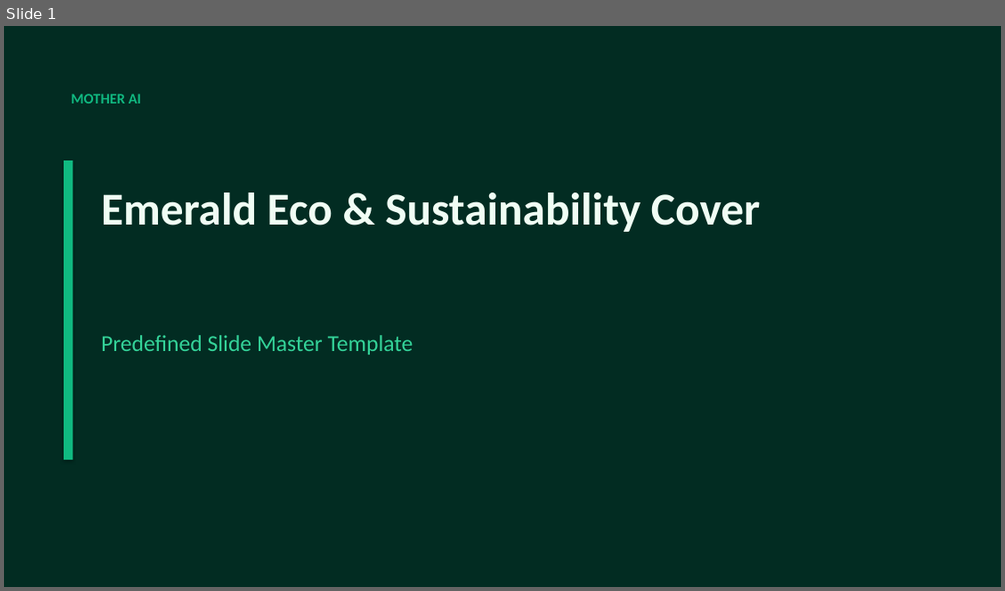
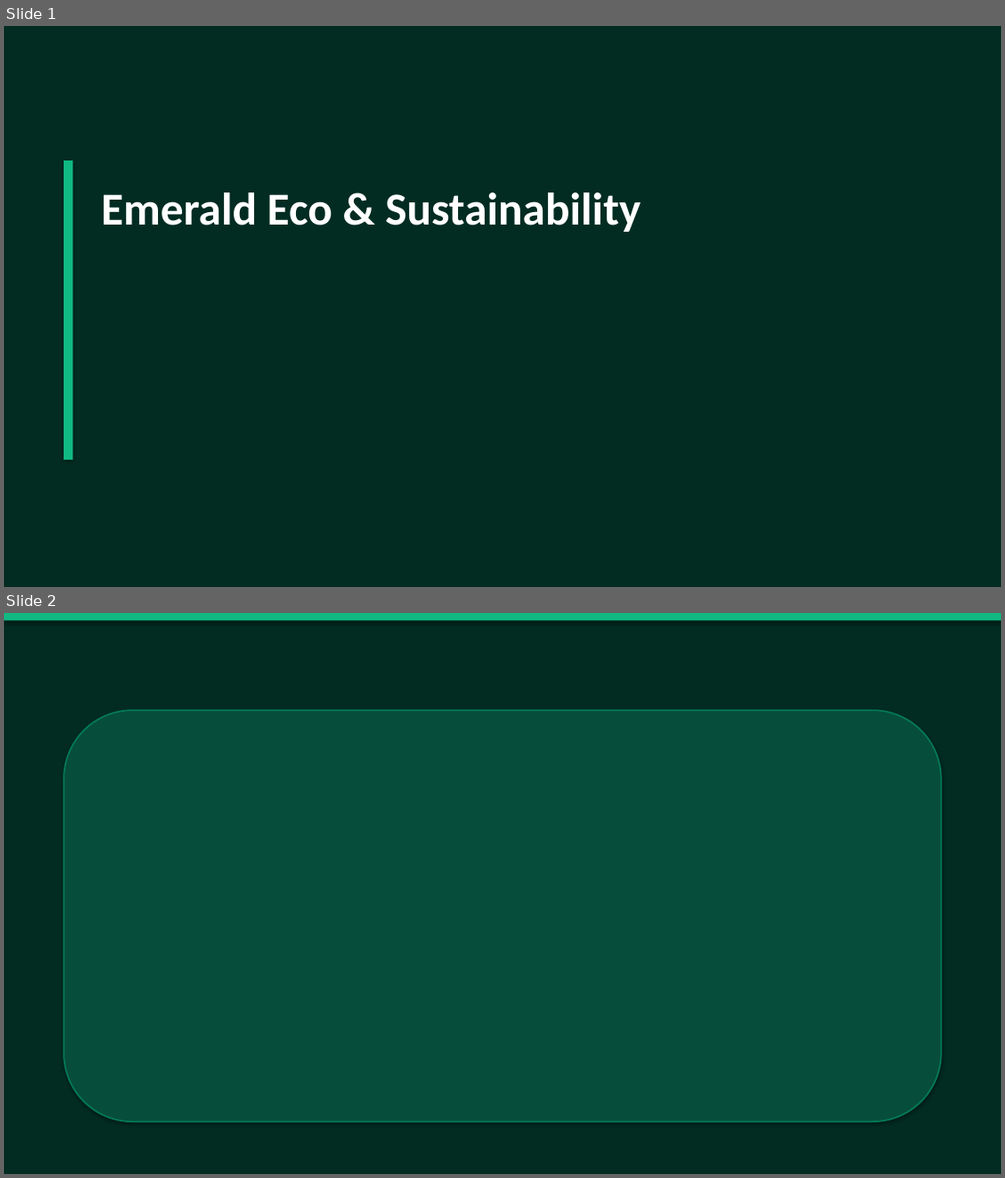
Before and after one commit to mrparihar08/MOTHER, a slide deck: templates/emerald_nature.pptx. Shown one above the other, each under a label of ours: slide 1 before the commit, slides 1 and 2 after it. The pictures are 1005x591 and 1005x1178 pixels, drawn with LibreOffice and Linux fonts; fonts in the diff are those of the drawing. Boxes give left, top, right and bottom in pixels: in the first picture for what was removed or moved away, otherwise in the second. Text is boxed around its words. In the diff, an @@ line names an element or a change of style, - is before the commit and + after.

```diff
--- a/templates/emerald_nature.pptx
+++ b/templates/emerald_nature.pptx
@@ slide 2 added at <box>4,613,1001,1174</box>, background #FFFFFF @@
@@ rectangle added at <box>4,613,1001,1174</box>, fill #022C22 @@
@@ rectangle added at <box>4,613,1001,620</box>, fill #10B981 @@
@@ rounded rectangle added at <box>64,710,941,1121</box>, fill #064E3B, outline #047857 1.5 pt @@
@@ slide 1 changed as well @@
@@ text removed at <box>71,94,141,103</box> @@
-MOTHER AI
@@ text at <box>101,192,640,232</box>: text changed; text colour #F0FDF4 to #FFFFFF @@
-Emerald Eco & Sustainability Cover
+Emerald Eco & Sustainability
@@ text removed at <box>101,335,413,354</box> @@
-Predefined Slide Master Template
```
Also in this commit, not shown: 1 slide removed, 29 other files.
